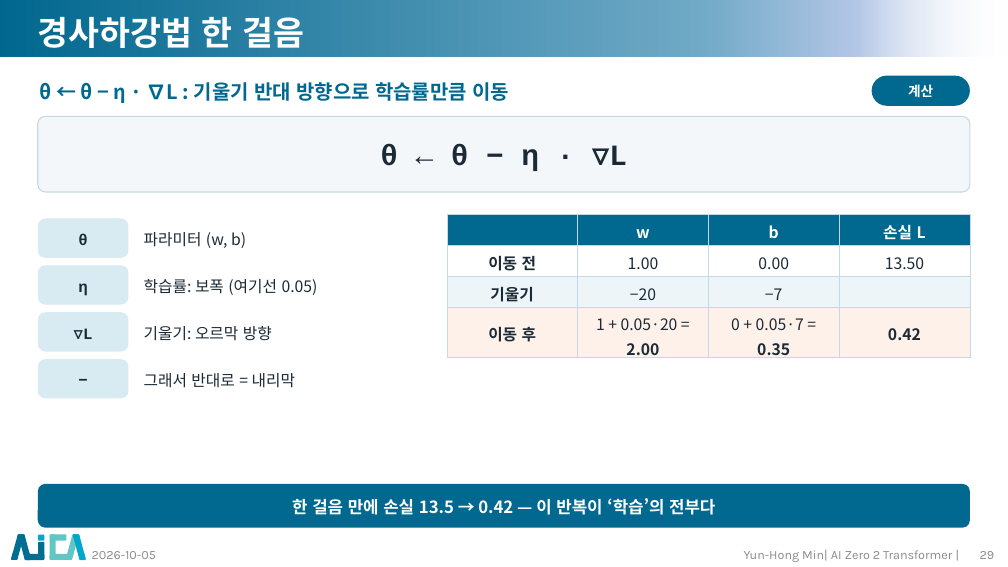
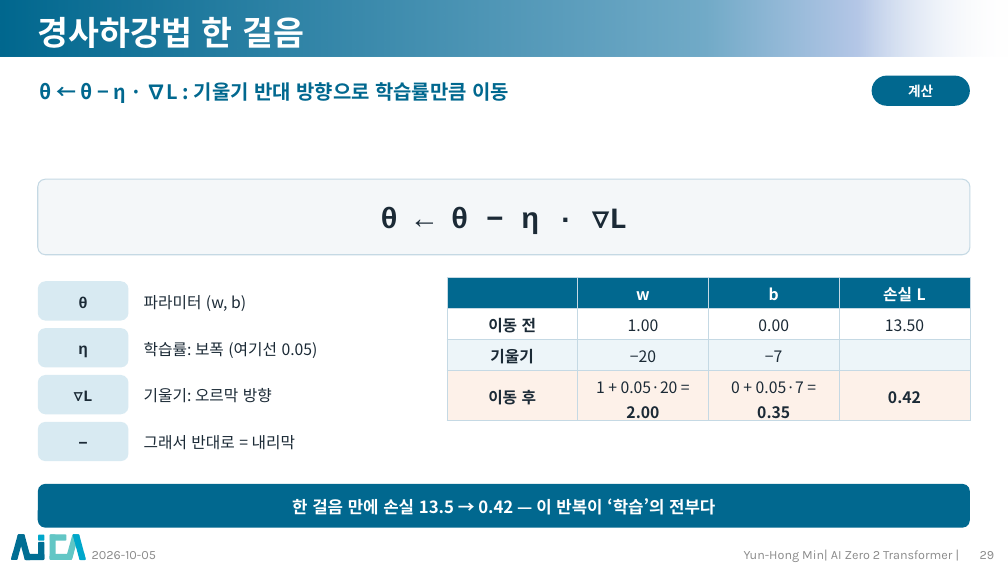
Before and after one commit to myunhh/AI-Zero-2-Transformers, a slide deck: slide 29 of lectures/week01_tensor_and_learning.pptx. Drawn at 1008x567 pixels with LibreOffice and Linux fonts; fonts in the diff are those of the drawing; background and template pictures are left out. Boxes give left, top, right and bottom in pixels: in the first picture for what was removed or moved away, otherwise in the second. Text is boxed around its words. In the diff, an @@ line names an element or a change of style, - is before the commit and + after.

```diff
--- a/lectures/week01_tensor_and_learning.pptx
+++ b/lectures/week01_tensor_and_learning.pptx
@@ 2 texts, 1 rounded rectangle moved together from (x1=38, y1=219, x2=318, y2=341) to (x1=38, y1=281, x2=318, y2=403) @@
@@ 4 rounded rectangles, 3 texts, 1 table moved together from (x1=38, y1=116, x2=970, y2=399) to (x1=38, y1=179, x2=970, y2=461) @@
```
Also in this commit, not shown: 13 other slides changed, 12 other files.
